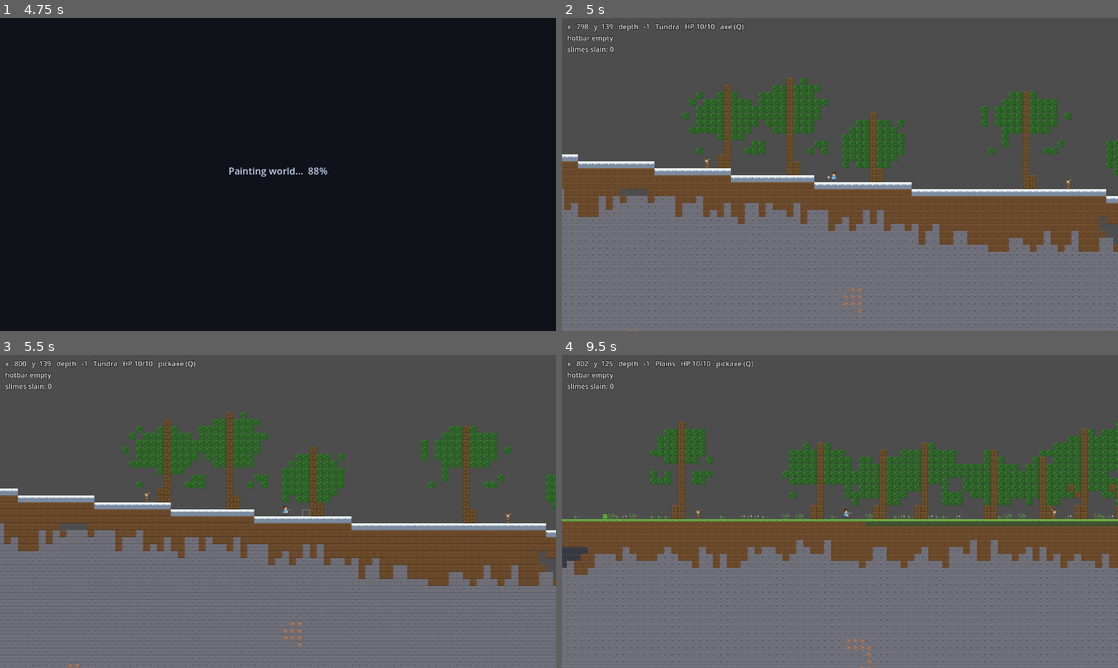
Above: before the commit, frames 1-4 (two rows, left to right).
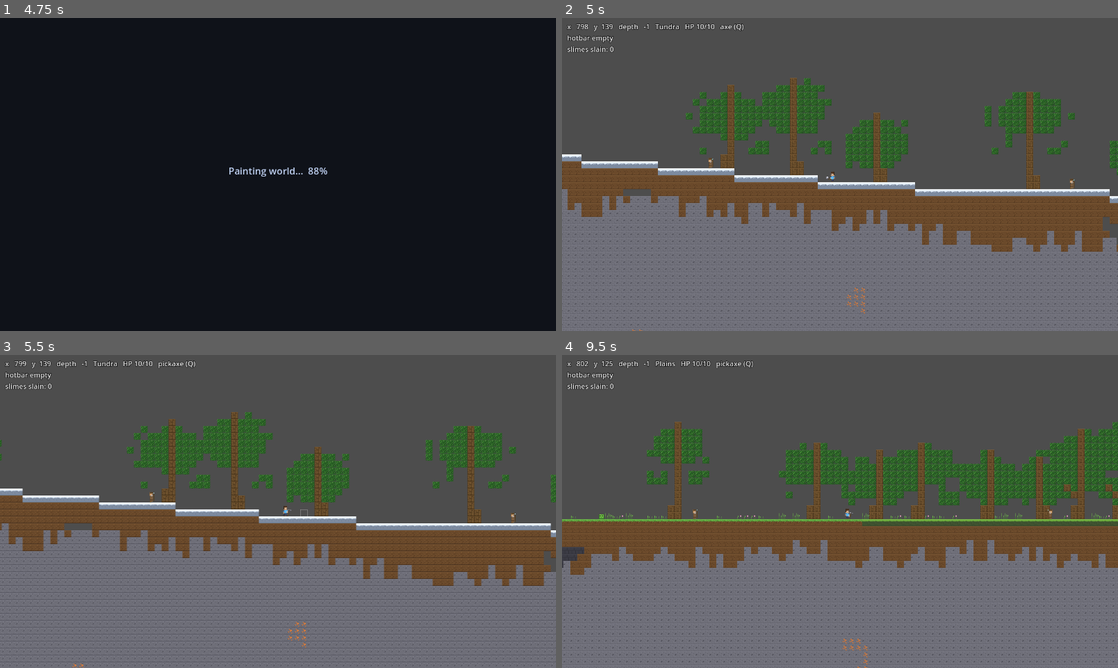
Above: after the commit, the same moments.

Repository: sujanirig-web/cavehound
Game: Godot game, scene res://scenes/main.tscn
The game is run twice, just before and just after one commit, with the same random seed, the same clock (stepped at 60 frames per second) and the same inputs.
Inputs (mouse positions are in pixels of both pictures, inside the frame that each line leads up to):
- Up to frame 1 (4.75 s): tap Enter (ui_accept) at 0.5 s; move the mouse to (400, 158) at 0.52 s; hold D (move_right) 0.53-2.03 s; tap Q (cycle_tool) at 0.6 s; click (400, 158) at 0.67 s; tap W (jump) at 0.77, 1.52, 3.02, 3.77, 4.52 s; move the mouse to (166, 190) at 1.27 s; tap T at 1.35 s; move the mouse to (333, 105) at 2.02 s; hold A (move_left) 2.03-2.78 s; tap C at 2.1 s; move the mouse to (250, 237) at 2.77 s; hold D (move_right) 2.78-4.28 s; tap E at 2.85 s; click (250, 237) at 2.92 s; move the mouse to (444, 221) at 3.52 s; tap F at 3.6 s; move the mouse to (111, 127) at 4.27 s; hold A (move_left) from 4.28 s (still down); tap G at 4.35 s
- Up to frame 2 (5 s): keep holding A (move_left)
- Up to frame 3 (5.5 s): move the mouse to (305, 511) at 5.02 s; release A (move_left) at 5.03 s; hold D (move_right) from 5.03 s (still down); tap Q (cycle_tool) at 5.1 s; click (305, 511) at 5.17 s
- Up to frame 4 (9.5 s): move the mouse to (756, 433) at 5.77 s; release D (move_right) at 5.78 s; hold A (move_left) 5.78-7.28 s; tap T at 5.85 s; tap W (jump) at 6.02, 6.77, 7.52, 9.02 s; move the mouse to (962, 495) at 6.52 s; tap C at 6.6 s; move the mouse to (728, 527) at 7.27 s; hold D (move_right) from 7.28 s (still down); tap E at 7.35 s; click (728, 527) at 7.42 s; move the mouse to (895, 442) at 8.02 s; tap F at 8.1 s; tap Enter (ui_accept) at 8.75 s; move the mouse to (812, 574) at 8.77 s; tap G at 8.85 s

Frame 1 is identical in both runs. In frame 2, 7.8% of the frame differs, in the area x 0-100%, y 19-100%; in frame 3, 8.5%; in frame 4, 10%, in the area x 0-100%, y 21-100%.

Commit message:
Perf: paint with collision off + cache HUD/anim hot paths
- _paint: cache per-tile-id atlas coords; skip TilesetFactory static
  call per cell (~404k cells)
- _generate: paint with tiles_layer.collision_enabled=false, re-enable
  before the loading screen hides - one physics build instead of a
  per-paint-slice quadrant rebuild (headless paint 6.0s -> 3.3s)
- _process HUD: only reformat/re-shape the info label when a displayed
  field changes (was every frame)
- player _animate: only rewrite SpriteFrames run speed when it changes
- world_gen: hoist per-column depth denominator (bit-identical)
- mob_test: _on_ground checks is_on_floor() first - a body settling a
  fraction of a pixel off a decor tile floored to the row above the
  dirt and flaked 'villager floats'
- tools/bench_probe.gd: boot perf probe (worldgen/atlas/tileset/boot ms)

Behavior unchanged: same seed -> same world; all 7 suites green.

Diff:
--- a/scripts/player.gd
+++ b/scripts/player.gd
@@ -56,6 +56,7 @@
 var _swing_t := 0.0
 var _iframes := 0.0
 var _melee_cd := 0.0
+var _run_fps := -1.0
 
 
 func _ready() -> void:
@@ -119,11 +120,19 @@
     var next := "idle"
     if not is_on_floor():
         next = "jump" if velocity.y < 0.0 else "fall"
+        _run_fps = -1.0
     elif absf(velocity.x) > RUN_ANIM_MIN:
         next = "run"
         # Scale the cycle with speed so walking and sprinting differ.
-        sprite.sprite_frames.set_animation_speed(
-                "run", clampf(absf(velocity.x) / 6.0, 6.0, 16.0))
+        # Only touch the resource when the value actually changes -
+        # rewriting set_animation_speed every frame dirties SpriteFrames
+        # for no reason.
+        var fps := clampf(absf(velocity.x) / 6.0, 6.0, 16.0)
+        if fps != _run_fps:
+            _run_fps = fps
+            sprite.sprite_frames.set_animation_speed("run", fps)
+    else:
+        _run_fps = -1.0
 
     if next != _anim:
         _anim = next
--- a/scripts/world.gd
+++ b/scripts/world.gd
@@ -51,6 +51,10 @@
 ## One-shot HUD line set by the teleporters; cleared on regenerate.
 var hud_flash := ""
 
+## Last string pushed to the info label; _process only rebuilds the
+## label when this goes stale (see _process).
+var _hud_key := ""
+
 
 func _ready() -> void:
     _generate(SEED_NAME)
@@ -60,6 +64,7 @@
     loading.visible = true
     status.text = "Generating world..."
     hud_flash = ""
+    _hud_key = ""
     # Let the loading screen actually paint before we block the thread.
     await get_tree().process_frame
 
@@ -71,7 +76,13 @@
     tiles_layer.tile_set = ts
     walls_layer.tile_set = ts
 
+    # Painting with collision shapes disabled is dramatically cheaper -
+    # every painted cell would otherwise dirty a quadrant's physics. The
+    # layer is re-enabled below (before the loading screen hides), which
+    # builds the collision once instead of per paint slice.
+    tiles_layer.collision_enabled = false
     await _paint()
+    tiles_layer.collision_enabled = true
 
     player.global_position = Vector2(gen.spawn) * TILE + Vector2(TILE, TILE) * 0.5
     player.world = self
@@ -94,20 +105,23 @@
         _teleport_to_cave()
 
 
-## Column-major so consecutive writes land near each other in memory,
-## yielding to the frame between batches to keep the window responsive.
+## Painted in 64-column slices, yielding to the frame between slices to
+## keep the window responsive. Atlas coords are cached per tile id so the
+## hot loop never recomputes them (or pays a static-call boundary) per cell.
 func _paint() -> void:
+    var coords := []  # tile id -> atlas coords
+    for id in WorldGen.TILE_COUNT:
+        coords.append(TilesetFactory.atlas_coords(id))
+
     for x in WORLD_W:
         for y in WORLD_H:
             var i := y * WORLD_W + x
             var w: int = gen.walls[i]
             if w != WorldGen.Tile.AIR:
-                walls_layer.set_cell(Vector2i(x, y), 0,
-                        TilesetFactory.atlas_coords(w))
+                walls_layer.set_cell(Vector2i(x, y), 0, coords[w])
             var t: int = gen.tiles[i]
             if t != WorldGen.Tile.AIR:
-                tiles_layer.set_cell(Vector2i(x, y), 0,
-                        TilesetFactory.atlas_coords(t))
+                tiles_layer.set_cell(Vector2i(x, y), 0, coords[t])
 
         if x % 64 == 0:
             status.text = "Painting world...  %d%%" % (x * 100 / WORLD_W)
@@ -127,6 +141,16 @@
 
     var tool_text: String = player.hud_tool_text()
     var hotbar: String = player.hud_hotbar_text()
+
+    # Reformatting and re-shaping the label every frame is wasted work
+    # whenever nothing it shows has changed (most frames, standing
+    # still): skip the set entirely unless one of the fields moved.
+    var key := "%d;%d;%d;%d;%d;%d;%s;%s;%s" % [tx, ty, depth, biome,
+            player.hp, slime_kills, tool_text, hotbar, hud_flash]
+    if key == _hud_key:
+        return
+    _hud_key = key
+
     info.text = "x %5d   y %4d   depth %4d   %s   HP %d/%d   %s\n%s\nslimes slain: %d" % [
             tx, ty, depth, BIOME_NAMES[biome], player.hp, player.MAX_HP,
             tool_text, hotbar, slime_kills]
--- a/scripts/world_gen.gd
+++ b/scripts/world_gen.gd
@@ -255,12 +255,13 @@
     var floor_y := height - BEDROCK_DEPTH
     for x in width:
         var sy := surface[x]
+        var denom := float(maxi(height - sy, 1))
         for y in range(sy + 4, floor_y):
             var idx := y * width + x
             if tiles[idx] == Tile.BEDROCK:
                 continue
 
-            var depth := float(y - sy) / float(maxi(height - sy, 1))
+            var depth := float(y - sy) / denom
             var worm_thr := lerpf(0.16, 0.60, clampf(depth, 0.0, 1.0))
             var a := cave_a.get_noise_2d(x, y)
             var b := cave_b.get_noise_2d(x, y)
--- /dev/null
+++ b/tools/bench_probe.gd
@@ -0,0 +1,62 @@
+extends SceneTree
+
+## Measures the boot-time costs that dominate the loading screen: world
+## generation, atlas painting, tileset build, and the full scene boot
+## (generate -> paint -> spawn). Prints numbers so optimisation work has
+## a before/after. Not part of run_tests.sh.
+##
+##   godot --headless --path . --script res://tools/bench_probe.gd
+
+const W := 1600
+const H := 400
+
+var main: Node
+var boot_t0 := 0
+var boot_done := false
+
+
+func _initialize() -> void:
+    var seed: int = abs(hash("cavebound"))
+
+    var t0 := Time.get_ticks_usec()
+    var gen := WorldGen.new()
+    gen.generate(seed, W, H)
+    var gen_ms := (Time.get_ticks_usec() - t0) / 1000.0
+
+    t0 = Time.get_ticks_usec()
+    TilesetFactory.build_atlas()
+    var atlas_ms := (Time.get_ticks_usec() - t0) / 1000.0
+
+    t0 = Time.get_ticks_usec()
+    TilesetFactory.build()
+    var tileset_ms := (Time.get_ticks_usec() - t0) / 1000.0
+
+    var non_air := 0
+    for t in gen.tiles:
+        if t != WorldGen.Tile.AIR:
+            non_air += 1
+    var wall_count := 0
+    for wv in gen.walls:
+        if wv != WorldGen.Tile.AIR:
+            wall_count += 1
+
+    print("worldgen %.1f ms (%.0f cells/ms)  %d solid tiles  %d walls"
+            % [gen_ms, float(W * H) / maxf(gen_ms, 0.001), non_air, wall_count])
+    print("atlas %.1f ms   tileset %.1f ms" % [atlas_ms, tileset_ms])
+
+    boot_t0 = Time.get_ticks_usec()
+    main = load("res://scenes/main.tscn").instantiate()
+    root.add_child(main)
+
+
+func _process(_delta: float) -> bool:
+    if boot_done:
+        return false
+    var loading := main.get_node_or_null("UI/Loading") as Control
+    if loading == null or loading.visible:
+        return false
+    var boot_ms := (Time.get_ticks_usec() - boot_t0) / 1000.0
+    print("scene boot (gen + paint + spawn) %.1f ms" % boot_ms)
+    boot_done = true
+    quit(0)
+    return true
--- a/tools/mob_test.gd
+++ b/tools/mob_test.gd
@@ -428,6 +428,13 @@
 
 
 func _on_ground(node: Node2D, half_h: float) -> bool:
+    # Physics truth first: a body resting on terrain reports floor
+    # contact even when its box bottom settles a fraction of a pixel
+    # above the surface row (off a walk-through decor tile), where
+    # int() flooring the data cell would point at the decor row above
+    # the dirt and wrongly claim it floats.
+    if (node as CharacterBody2D).is_on_floor():
+        return true
     var gen: WorldGen = main.gen
     var cell := Vector2i(
             int(node.global_position.x / T),
--- a/tools/parse_check.gd
+++ b/tools/parse_check.gd
@@ -24,6 +24,7 @@
     "res://tools/dungeon_probe.gd",
     "res://tools/demo_shots.gd",
     "res://tools/mob_shots.gd",
+    "res://tools/bench_probe.gd",
     "res://tools/mouse_probe.gd",
     "res://tools/noise_probe.gd",
     "res://tools/world_png.gd",
Not shown, changed: README.md
